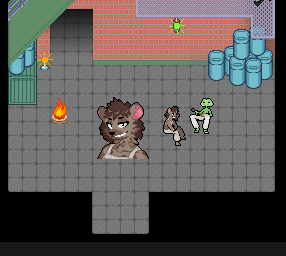
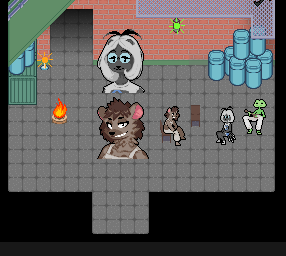
Layered file, before and after one edit (286 × 256). Changes by layer:
added layer "Layer2" above "Layer5" over [97, 29, 267, 145]
added layer "Layer4" above "Layer3" over [160, 105, 200, 143]
renamed "Layer2" to "Layer3", hid it, painted on it over [160, 98, 231, 145]
removed layer "Background" over [97, 29, 267, 145]
